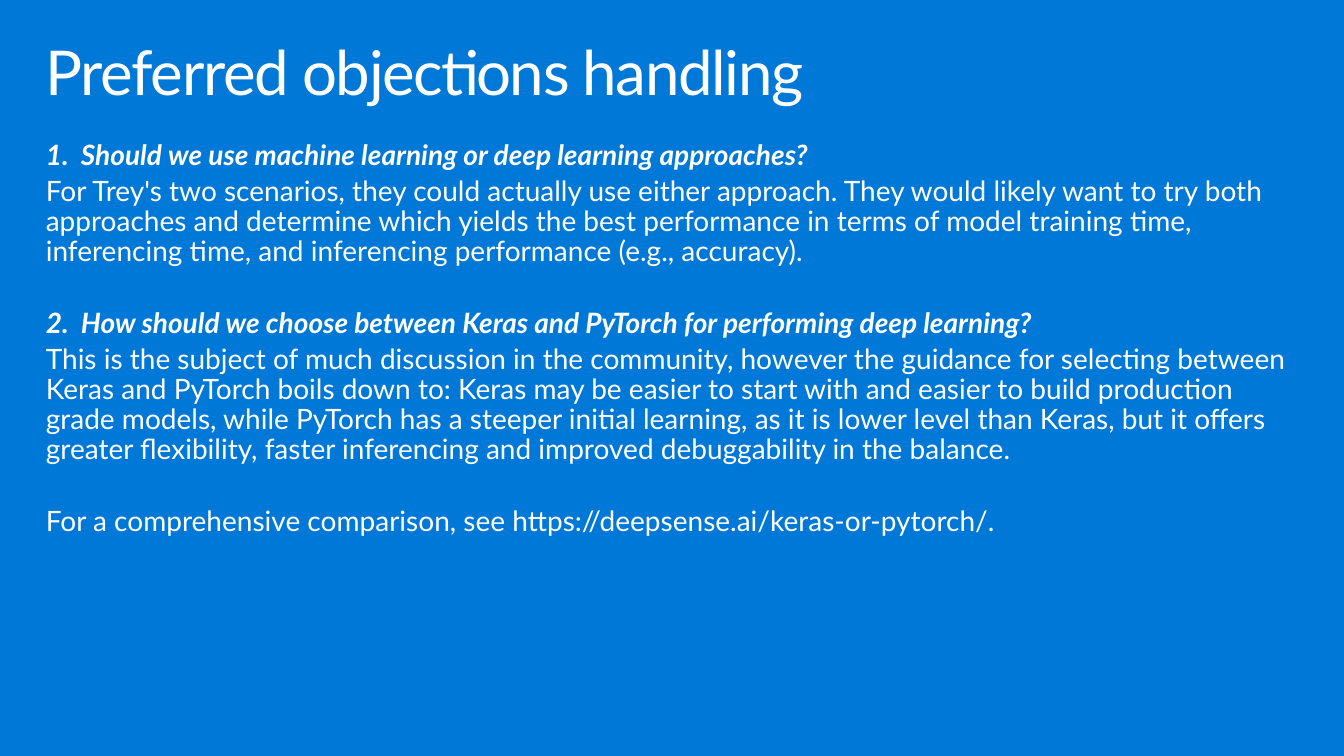
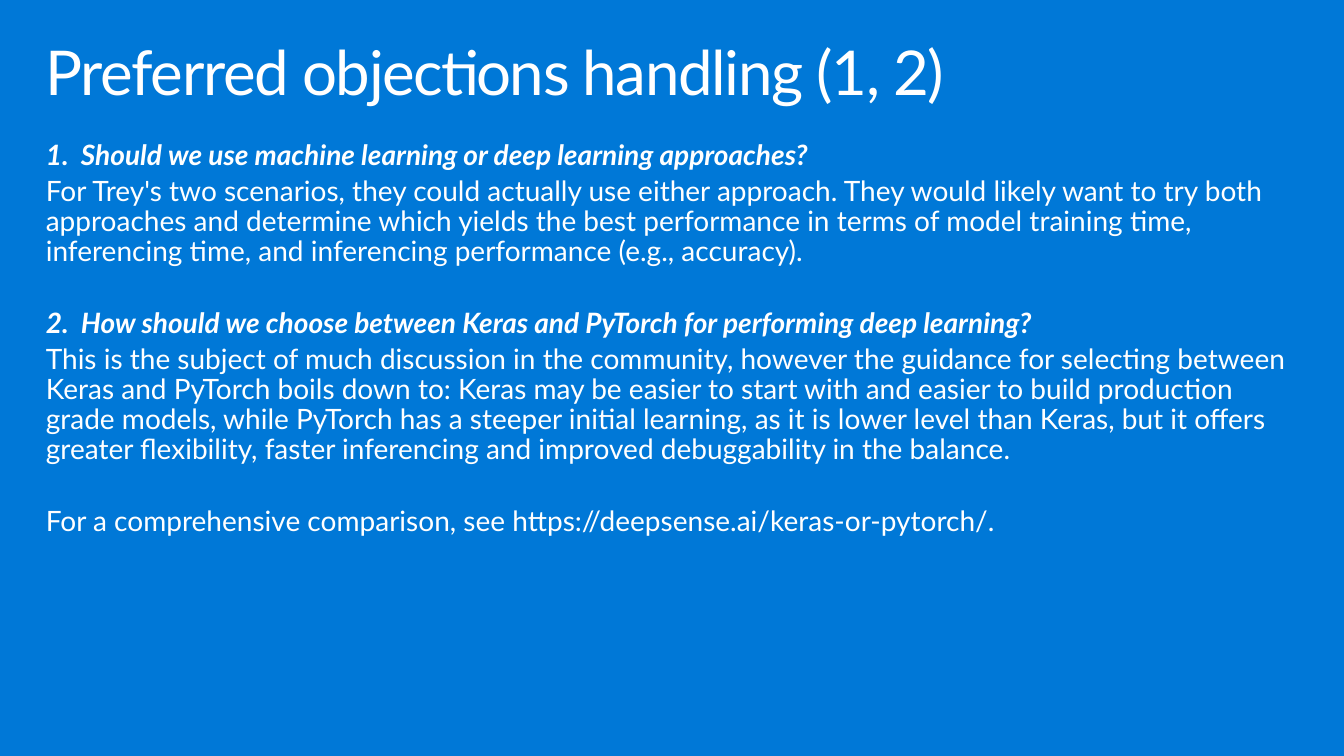
Before and after one commit to ocplatest/MCW-Machine-Learning, a slide deck: slide 27 of Whiteboard design session/WDS trainer presentation - Machine Learning.pptx. Drawn at 1344x756 pixels with LibreOffice and Linux fonts; fonts in the diff are those of the drawing. Boxes give left, top, right and bottom in pixels: in the first picture for what was removed or moved away, otherwise in the second. Text is boxed around its words. In the diff, an @@ line names an element or a change of style, - is before the commit and + after.

```diff
--- a/Whiteboard design session/WDS trainer presentation - Machine Learning.pptx
+++ b/Whiteboard design session/WDS trainer presentation - Machine Learning.pptx
@@ title at <box>46,47,944,106</box>: text changed @@
-Preferred objections handling
+Preferred objections handling (1, 2)
```
Also in this commit, not shown: 20 other slides changed, 3 other files.
